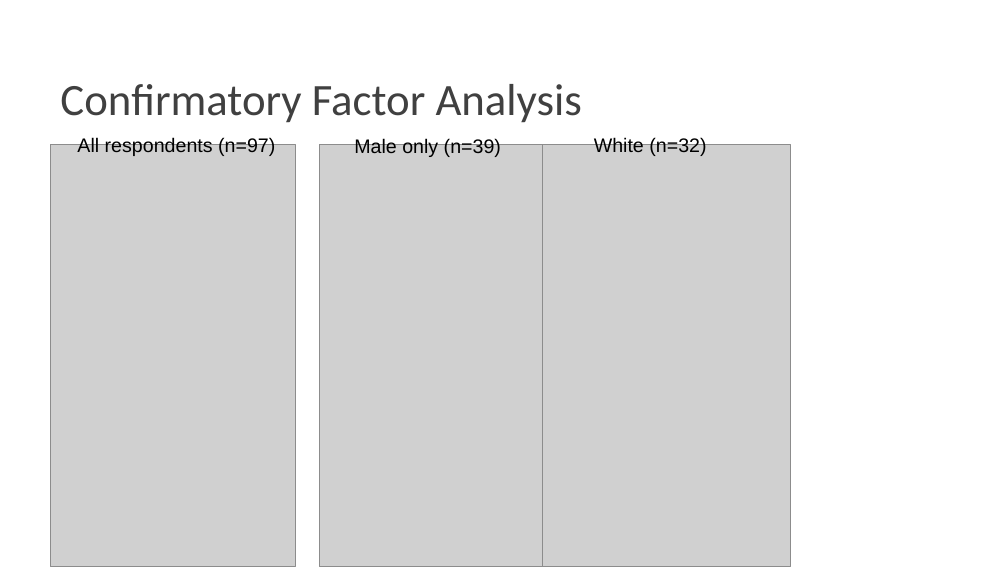
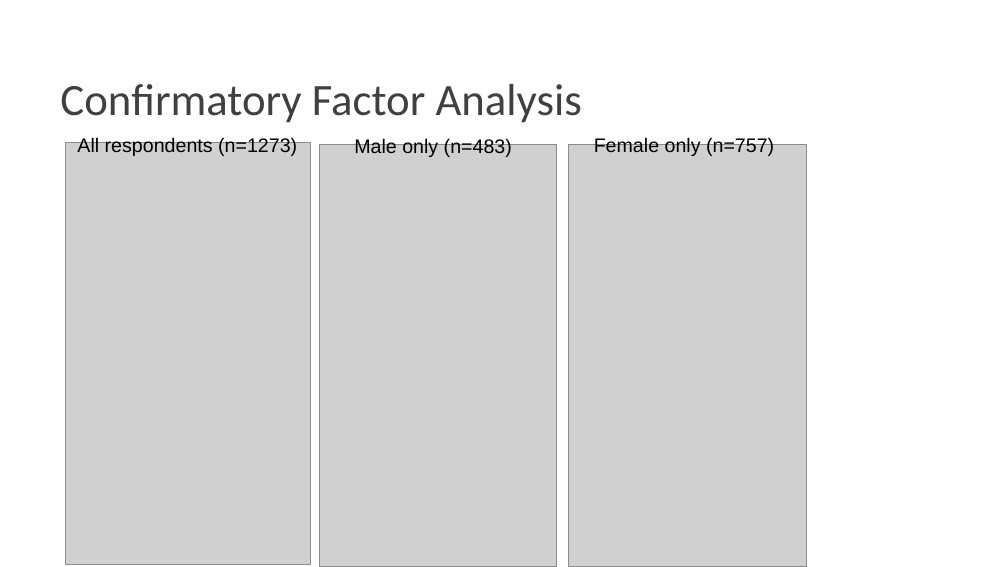
Before and after one commit to Pontigre/PER_analysis, a slide deck: slide 7 of Analysis_explanation.pptx (slide 12 before the commit). Drawn at 1008x567 pixels with LibreOffice and Linux fonts; fonts in the diff are those of the drawing; grey boxes stand for pictures; background and template pictures are left out. Boxes give left, top, right and bottom in pixels: in the first picture for what was removed or moved away, otherwise in the second. Text is boxed around its words. In the diff, an @@ line names an element or a change of style, - is before the commit and + after.

Commit message:
Updates the ppt with F22 data and creates separate files for male and female responses

```diff
--- a/Analysis_explanation.pptx
+++ b/Analysis_explanation.pptx
@@ picture: place and size @@
-picture at (50, 145, 295, 567)
+picture at (66, 143, 310, 565)
@@ text at (77, 137, 297, 156): text changed @@
-All respondents (n=97)
+All respondents (n=1273)
@@ text at (354, 138, 512, 157): text changed @@
-Male only (n=39)
+Male only (n=483)
@@ picture: place and size @@
-picture at (543, 145, 791, 567)
+picture at (569, 145, 806, 567)
@@ text at (594, 137, 774, 156): text changed @@
-White (n=32)
+Female only (n=757)
```
Also in this commit, not shown: 10 other slides changed, 1 slide removed, 36 other files.
